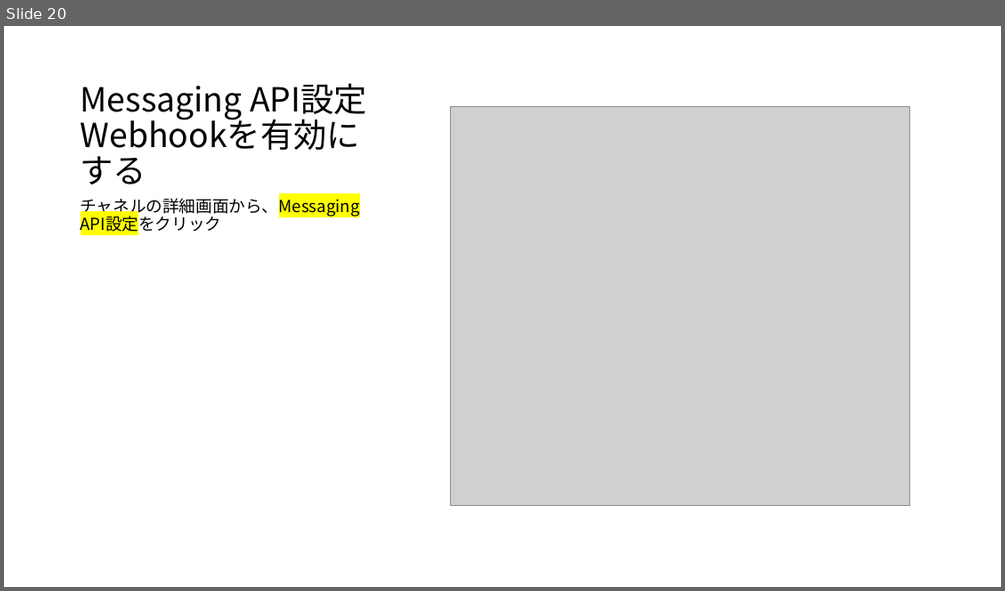
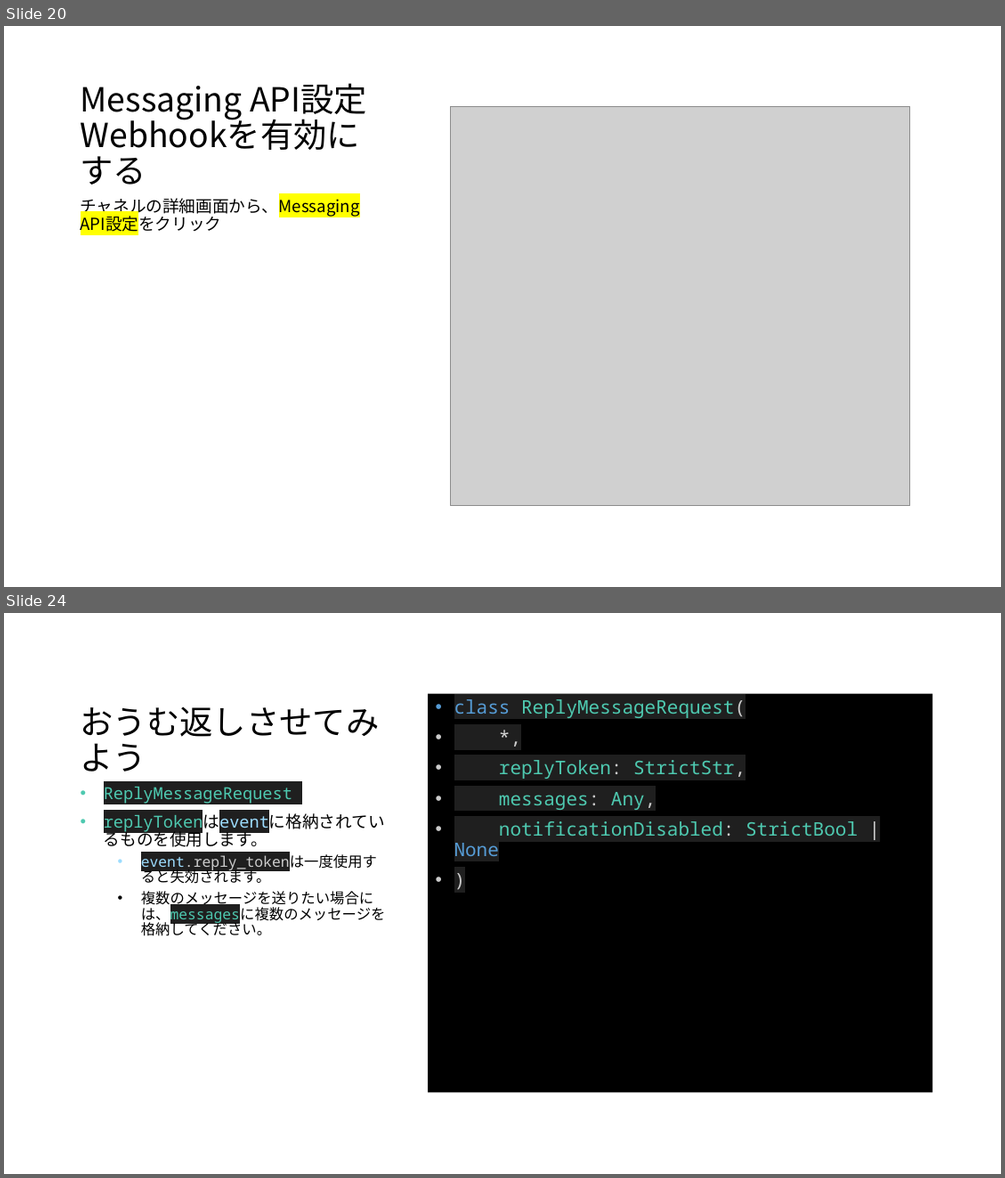
Before and after one commit to mizunoshota2001/bot-tut-service-engineering-s, a slide deck: README.pptx. Shown one above the other, each under a label of ours: slide 20 before the commit, slides 20 and 24 after it; the slides between them are not shown. The pictures are 1005x591 and 1005x1178 pixels, drawn with LibreOffice and Linux fonts; fonts in the diff are those of the drawing; grey boxes stand for pictures. Boxes give left, top, right and bottom in pixels: in the first picture for what was removed or moved away, otherwise in the second. Text is boxed around its words. In the diff, an @@ line names an element or a change of style, - is before the commit and + after.

```diff
--- a/README.pptx
+++ b/README.pptx
@@ slide 24 added at (4,613,1001,1174), background #FFFFFF @@
@@ title added at (81,706,380,771), 32 pt, text #000000 @@
+おうむ返しさせてみよう
@@ text added at (428,694,933,1093), fill #000000, 18 pt, text #4EC9B0 @@
+• class ReplyMessageRequest(
+• *,
+• replyToken: StrictStr,
+• messages: Any,
+• notificationDisabled: StrictBool | None
+• )
@@ text added at (104,787,386,936), 14 pt, text #000000 @@
+• ReplyMessageRequest
+• replyTokenはeventに格納されているものを使用します。
+  • event.reply_tokenは一度使用すると失効されます。
+  • 複数のメッセージを送りたい場合には、messagesに複数のメッセージを格納してください。
```
Also in this commit, not shown: 4 slides changed, 2 other slides added.
